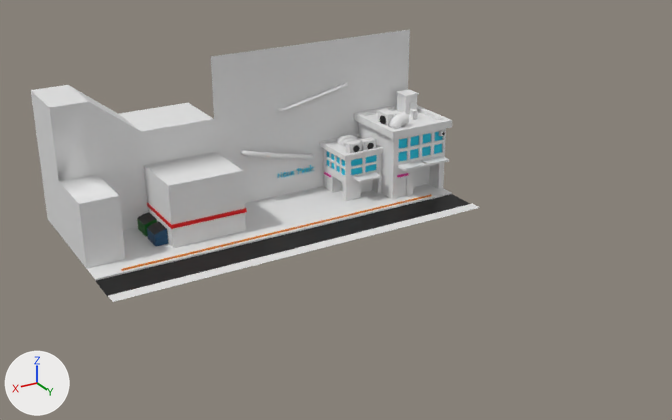
The FBX model Assets/Models/testLevel.fbx as it was, and as the next commit left it.
Both versions are drawn from a 50 mm lens placed at (79.5, 142.9, 71.8), pointed at (0.2, 10.7, 5.7). Arrows for +X, +Y and +Z are at lower left; the lights stay in place. Where no turn or scale is listed for an object, it has been applied to the vertices.
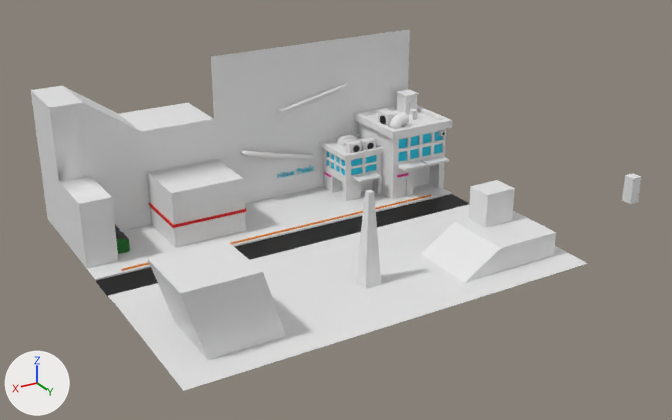
Where the newer file only moved an object's origin or applied its transform, the numbers keep the older frame.

The change in detail:
me_plane is used by ob_plane; location (0.0, 0.0, 0.0).
me_plane had 81 vertices, 66 faces and spanned x -31.6..42.8, y -25.3..12.8, z -0.3..30.4.
me_plane now has 117 vertices, 91 faces and spans x -31.9..42.8, y -25.3..41.6, z -0.9..30.4.
me_plane part 1: a new loose piece, a box spanning x -25.7..-19.6, y 23.8..28.6, z 4.1..10.7, in mat_sidewalk (white #e7e7e7).
me_plane part 2: 17 vertices moved from x 12.8..35.9, y -25.3..12.8, z -0.3..25.4 to x 12.8..37.2, y -25.3..12.8, z -0.3..25.4; 28 vertices added at x -31.9..42.7, y 12.8..41.6, z -0.9..16.3.
me_cube_011 has 8 vertices, 6 faces and spans x -7.33..7.33, y -7.3..7.3, z -0.35..0.35.
me_cube_011 is used by ob_cube_005; location (19.9, -7.9, 4.2).
me_cube_011 part 3: the whole mesh is scaled about its middle by (0.981, 1, 0.698), then moved by (-0.14, 0.0, 0.0).
Mesh me_cube_005 is new.
It has 145 vertices, 103 faces and spans x -7.17..7.17, y -7.17..7.17, z 0.0..14.94.
Faces by material slot: [12, 91].
It uses material mat_neon (cyan #00c8e7).
It uses material mat_material_003 (white #e7e7e7).
Mesh me_cube_024 is new.
It is a box spanning x -1.0..1.0, y -1.0..1.0, z -2.47..2.47.
Object 'Building' (ob_building) now shows me_cube_005 instead of me_cube_003.
Object 'Cube.007' (ob_cube_007) is new; it shows me_cube_024.
Its location is (-47.8, 35.4, 8.4).

Changed parts and their boxes [x1, y1, x2, y2] in the pictures (672 x 420 px):
'Plane', reshaped (24% wider, 33% taller)
    before: [31, 30, 480, 302]
    after: [31, 30, 588, 391]
'Cube.007', added
    after: [622, 174, 641, 204]
'Cube.005', mesh rescaled
    before: [147, 203, 247, 229]
    after: [148, 202, 247, 228]
part 1 of me_plane, added
    after: [469, 180, 515, 228]
part 2 of me_plane, built on
    before: [61, 85, 245, 302]
    after: [61, 86, 588, 391]
